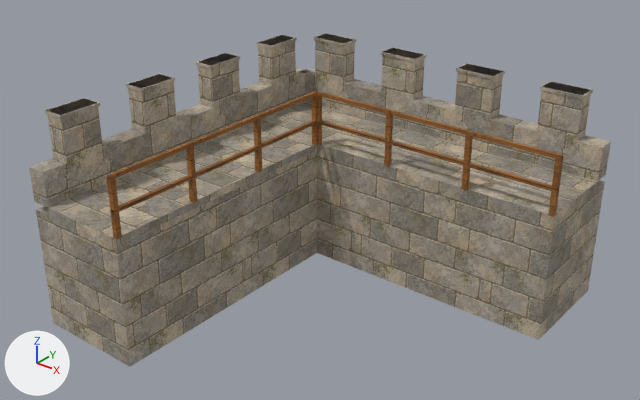
The glTF model assets/fort-variants/parts/castle-curtain-corner.gltf, before and after one commit.
The view is the same before and after, from a 50 mm lens placed at (10.43, -12.54, 7.82), pointed at (2.71, -2.88, 1.84). Lighting does not change. The marker at lower left points along +X, +Y and +Z. The first picture is the older version. Where no turn or scale is listed for an object, it has been applied to the vertices.

In view in the first picture: 'curtain-L0-stone', 'guards-L1-wood', 'walkway-L1-stone'.
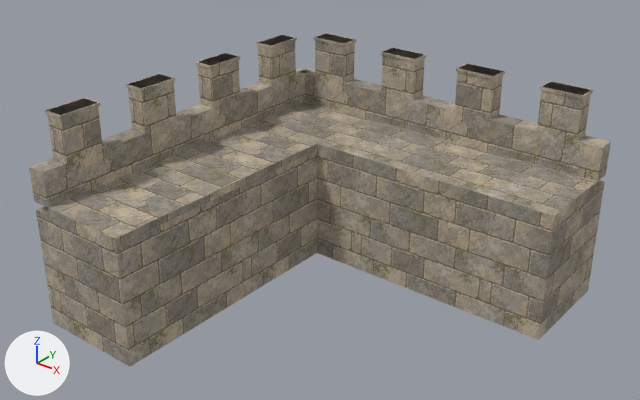
What differs and where, as boxes (x1, y1, x2, y2) in the pictures (640 x 400 px):
'guards-L1-wood', deleted: before (106, 91, 563, 239)

The change, as a diff of the scene's bpy script:
```diff
--- a/assets/fort-variants/parts/castle-curtain-corner.gltf.py
+++ b/assets/fort-variants/parts/castle-curtain-corner.gltf.py
@@ ob_guards_l1_wood @@
-ob_guards_l1_wood = bpy.data.objects.new('guards-L1-wood', me_guards_l1_wood)
-ob_guards_l1_wood.location = (0.0, 0.0, 0.0)
```
